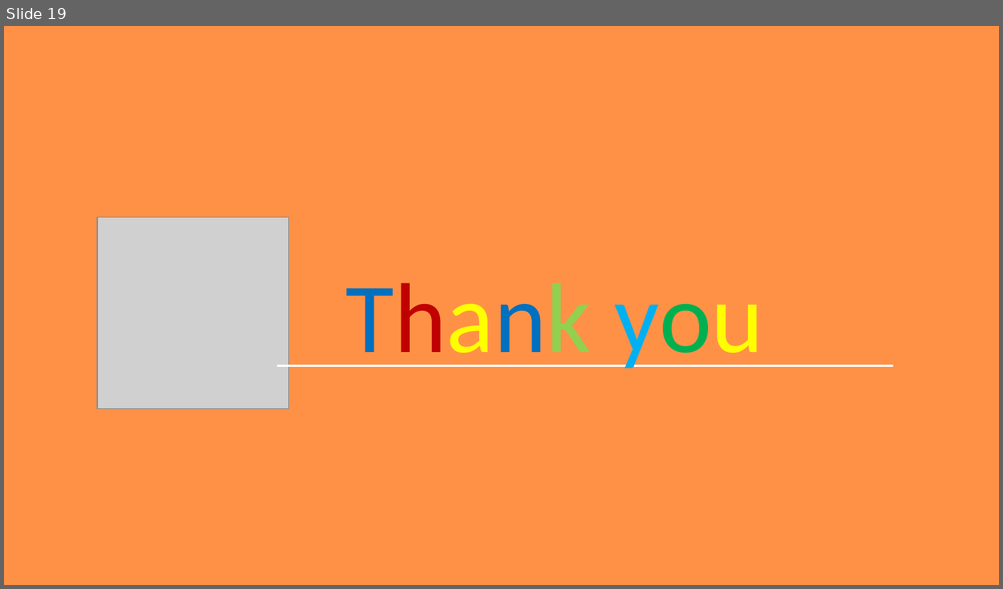
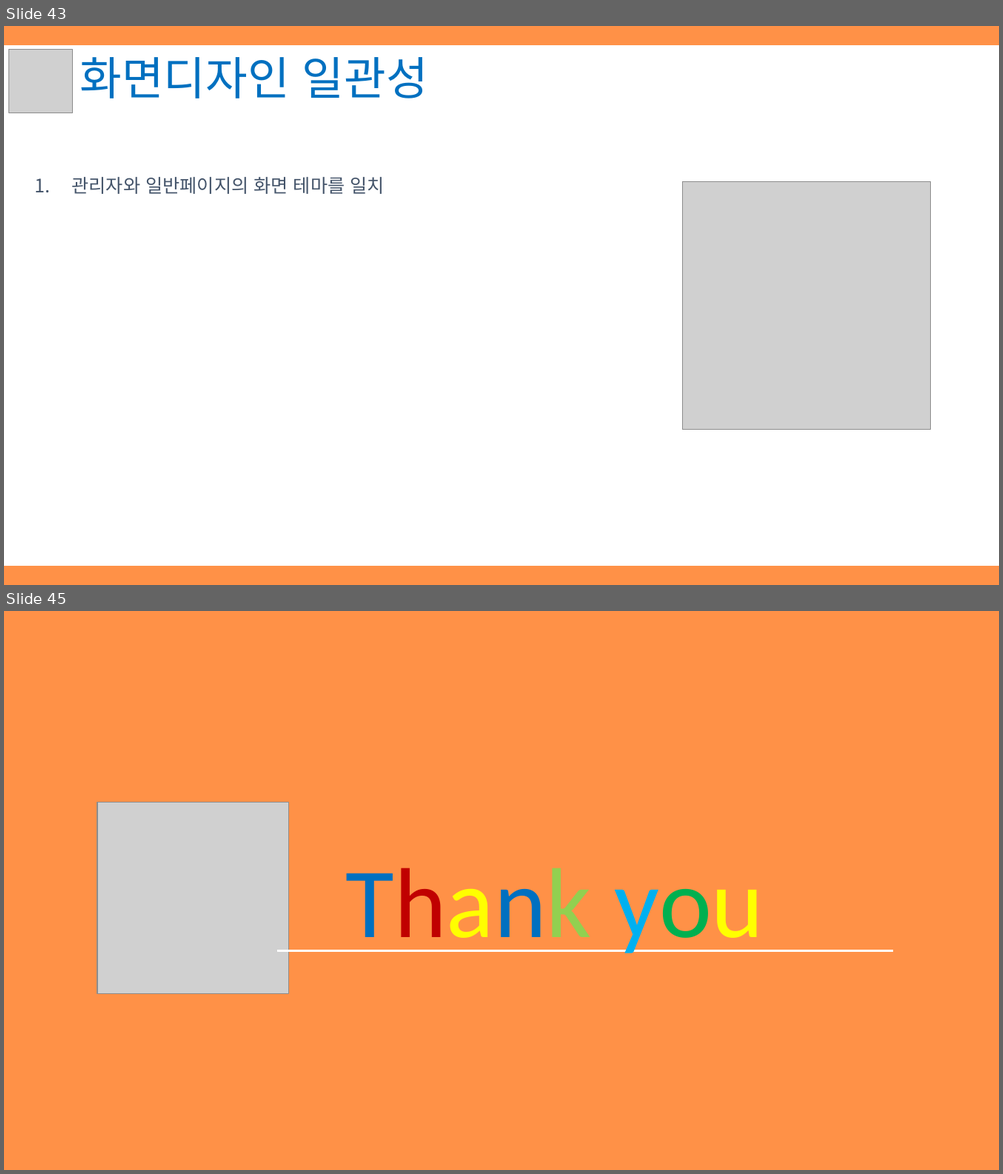
Before and after one commit to hhsw07/ezen-academy-projects, a slide deck: WebContent/jhk/document/3조 하비팩토리_제출용.pptx. Shown one above the other, each under a label of ours: slide 19 before the commit, slides 43 and 45 after it; the slides between them are not shown. The pictures are 1003x589 and 1003x1174 pixels, drawn with LibreOffice and Linux fonts; fonts in the diff are those of the drawing; grey boxes stand for pictures. Boxes give left, top, right and bottom in pixels: in the first picture for what was removed or moved away, otherwise in the second. Text is boxed around its words. In the diff, an @@ line names an element or a change of style, - is before the commit and + after.

```diff
--- a/WebContent/jhk/document/3조 하비팩토리_제출용.pptx
+++ b/WebContent/jhk/document/3조 하비팩토리_제출용.pptx
@@ slide 43 added at (4,26,999,585), background #FF9147 @@
@@ rectangle added at (4,45,999,565), fill #FFFFFF, outline #FFFFFF 1 pt @@
@@ picture added at (9,50,73,113) @@
@@ text added at (79,57,428,99), 44 pt, text #0070C0 @@
+화면디자인 일관성
@@ text added at (72,177,384,194), 18 pt, text #44546A @@
+1. 관리자와 일반페이지의 화면 테마를 일치
@@ picture added at (683,182,930,429) @@
@@ what was slide 19 is now slide 45 @@
```
Also in this commit, not shown: 7 slides changed, 30 other slides added, 5 slides removed, 2 other files.
